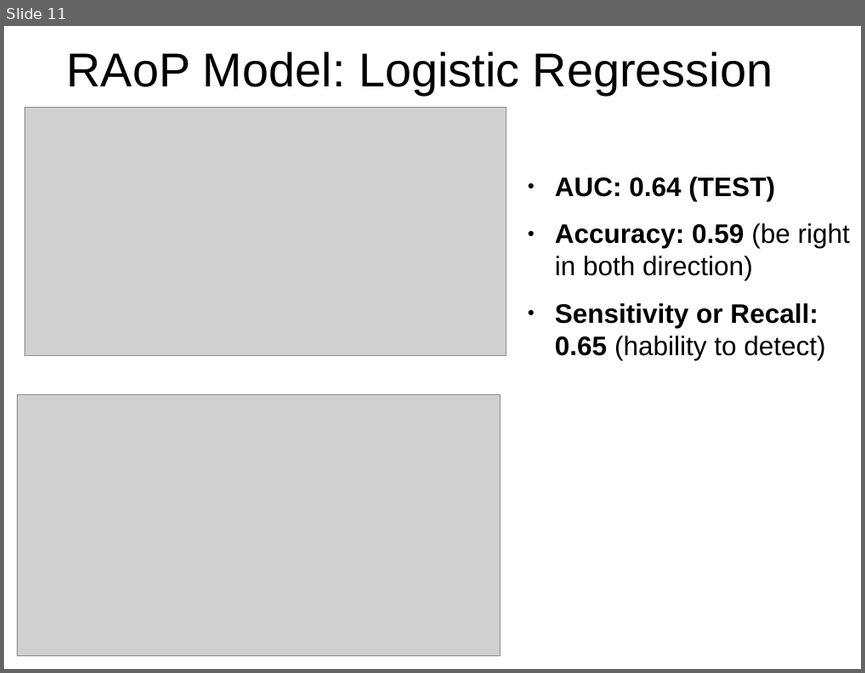
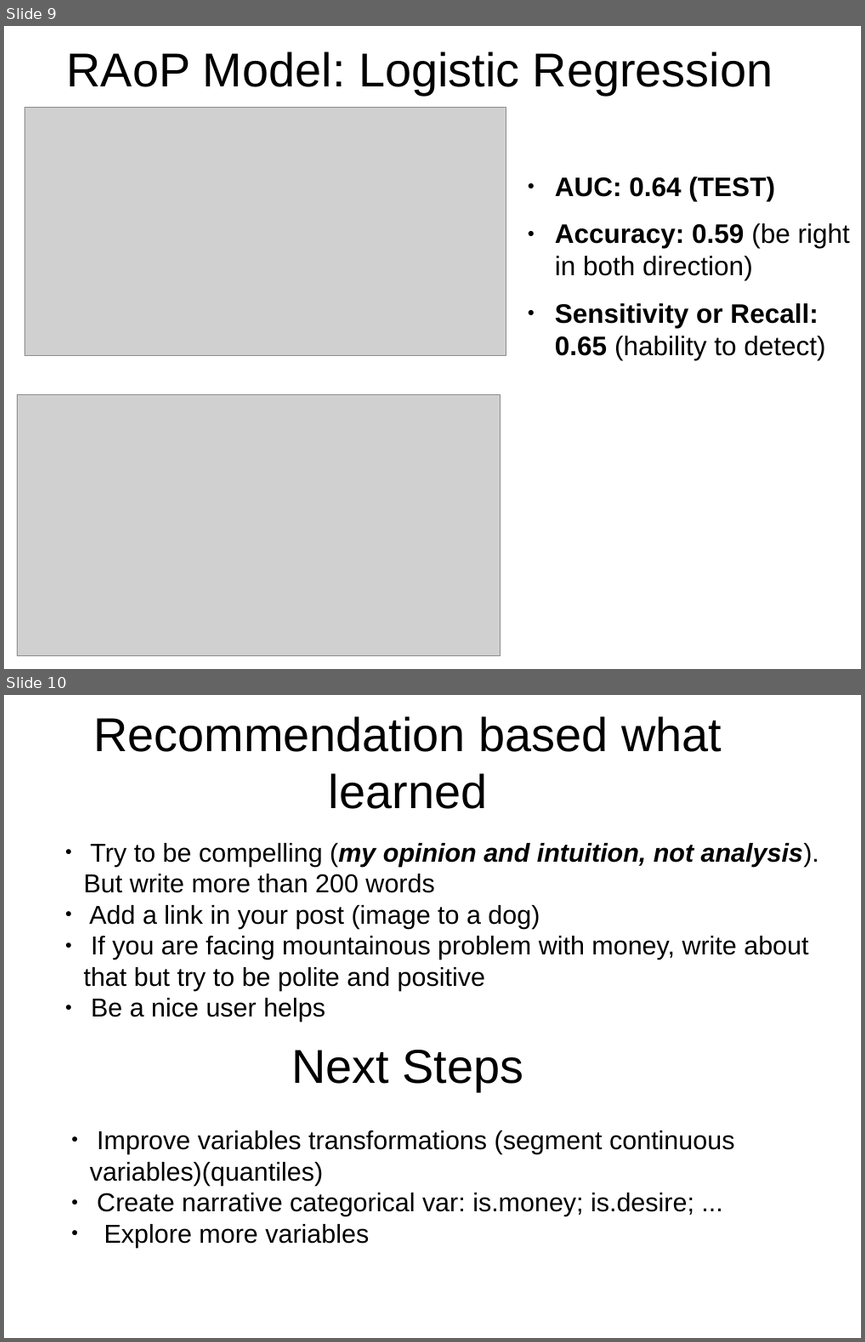
Before and after one commit to leandroohf/raop, a slide deck: doc/pres/pres.odp. Shown one above the other, each under a label of ours: slide 11 before the commit, slides 9 and 10 after it. The pictures are 865x673 and 865x1342 pixels, drawn with LibreOffice and Linux fonts; fonts in the diff are those of the drawing; grey boxes stand for pictures. Boxes give left, top, right and bottom in pixels: in the first picture for what was removed or moved away, otherwise in the second. Text is boxed around its words. In the diff, an @@ line names an element or a change of style, - is before the commit and + after.

```diff
--- a/doc/pres/pres.odp
+++ b/doc/pres/pres.odp
@@ slide 10 added at (4,695,861,1338), background #FFFFFF @@
@@ title added at (93,716,721,809), 44 pt, text #000000 @@
+Recommendation based what learned
@@ text added at (84,843,819,1021), 24 pt, text #000000 @@
+        ● Try to be compelling (my opinion and intuition, not analysis). But write more than 200 words
+        ● Add a link in your post (image to a dog)
+        ● If you are facing mountainous problem with money, write about that but try to be polite and positive
+        ● Be a nice user helps
@@ title added at (291,1049,524,1091), 44 pt, text #000000 @@
+Next Steps
@@ text added at (90,1130,734,1247), 24 pt, text #000000 @@
+        ● Improve variables transformations (segment continuous variables)(quantiles)
+        ● Create narrative categorical var: is.money; is.desire; ...
+        ● Explore more variables
@@ what was slide 11 is now slide 9 @@
```
Also in this commit, not shown: 3 slides changed, 2 slides removed.
